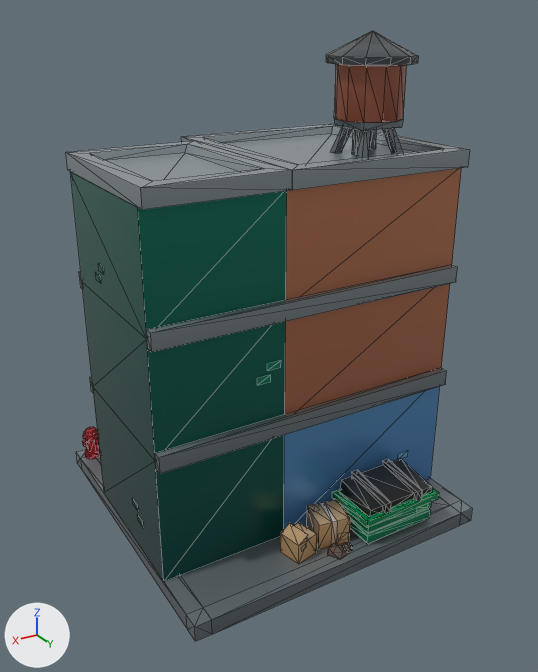
The glTF model model_3d/Building3/Building.glb, before and after one commit.
One viewpoint serves both versions: a 50 mm camera at (2.21, 3.78, 3.05) aimed at (0.02, 0.12, 1.22). Arrows for +X, +Y and +Z are at lower left; the lights stay in place. Mesh edges are drawn as thin lines. Where no turn or scale is listed for an object, it has been applied to the vertices. Vertices at the same position are counted once.

Objects in the first picture: 'building_G'.
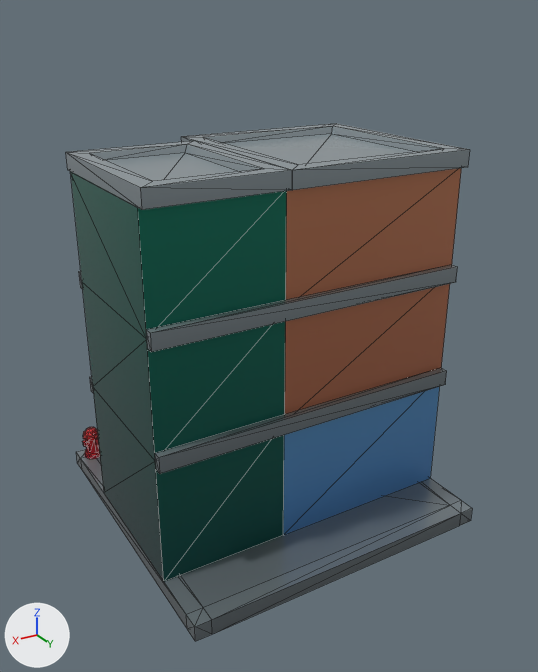
What changed in the scene script:
```text
Change me_building_g:
    used by ob_building_g; location = (0.0, 0.0, 0.0)
    remove me_building_g.from_pydata(...)  # 1365 vertices, 1711 faces; spans x -1.0..1.0, y -1.0..1.0, z 0.0..2.98
    add me_building_g.from_pydata(...)  # 1046 vertices, 1287 faces; spans x -1.0..1.0, y -1.0..1.0, z 0.0..2.35
    me_building_g part 1: 31 loose pieces with 319 vertices, spanning x -1.0..1.0, y -0.57..0.98, z 0.1..2.98, are deleted
```

What differs and where, as boxes [x1, y1, x2, y2] in the pictures (538 x 672 px):
'building_G', reshaped (15% shorter): before [66, 30, 472, 642]; after [66, 124, 472, 642]
part 1 of me_building_g, deleted: before [95, 30, 439, 564]
